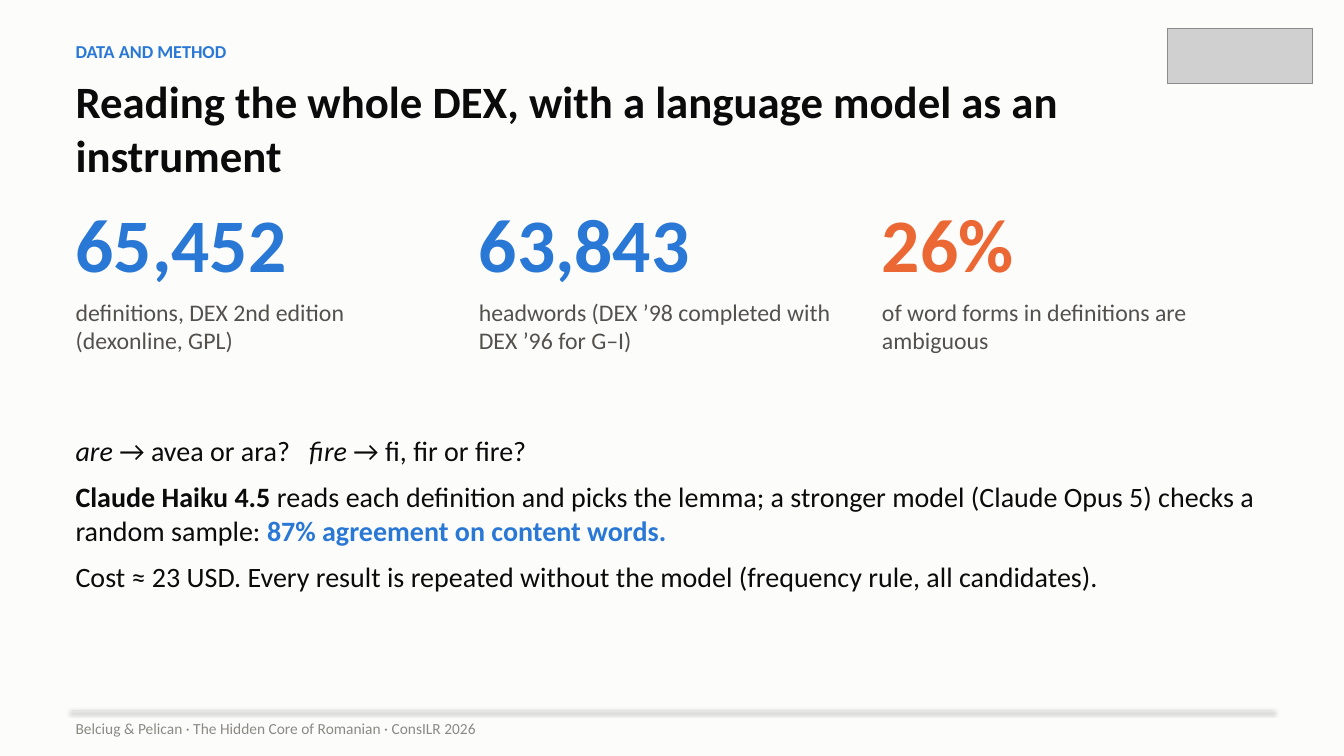
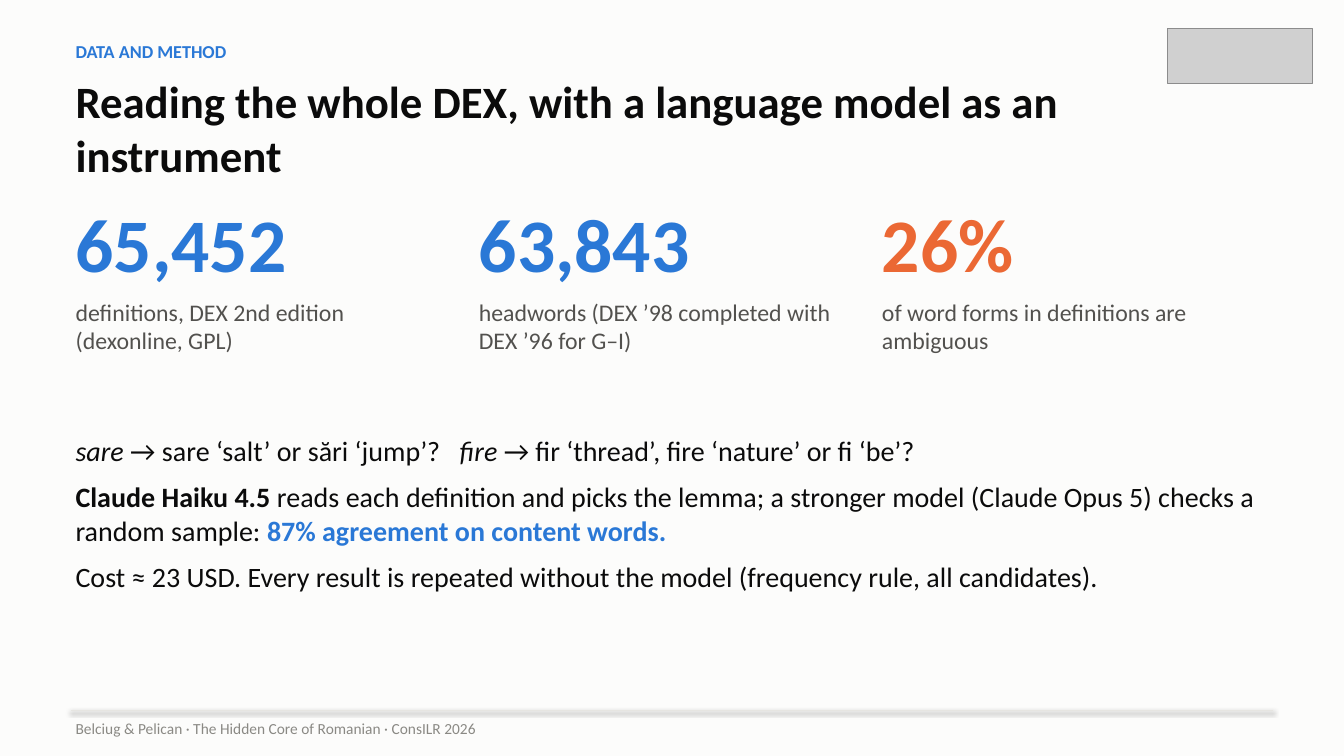
Before and after one commit to ovladon/hidden-core-romanian, a slide deck: slide 5 of slides/HiddenCore_ConsILR2026.pptx. Drawn at 1344x756 pixels with LibreOffice and Linux fonts; fonts in the diff are those of the drawing; grey boxes stand for pictures. Boxes give left, top, right and bottom in pixels: in the first picture for what was removed or moved away, otherwise in the second. Text is boxed around its words. In the diff, an @@ line names an element or a change of style, - is before the commit and + after.

```diff
--- a/slides/HiddenCore_ConsILR2026.pptx
+++ b/slides/HiddenCore_ConsILR2026.pptx
@@ text at <box>76,441,915,466</box>: text changed @@
-are → avea or ara? fire → fi, fir or fire?
+sare → sare ‘salt’ or sări ‘jump’? fire → fir ‘thread’, fire ‘nature’ or fi ‘be’?
```
Also in this commit, not shown: 1 other slide changed, 29 other files.
